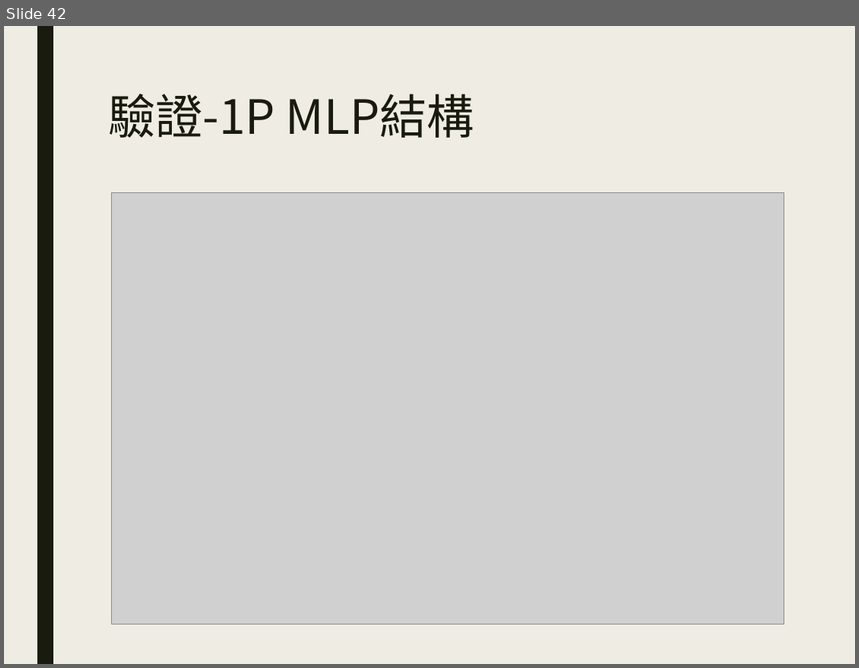
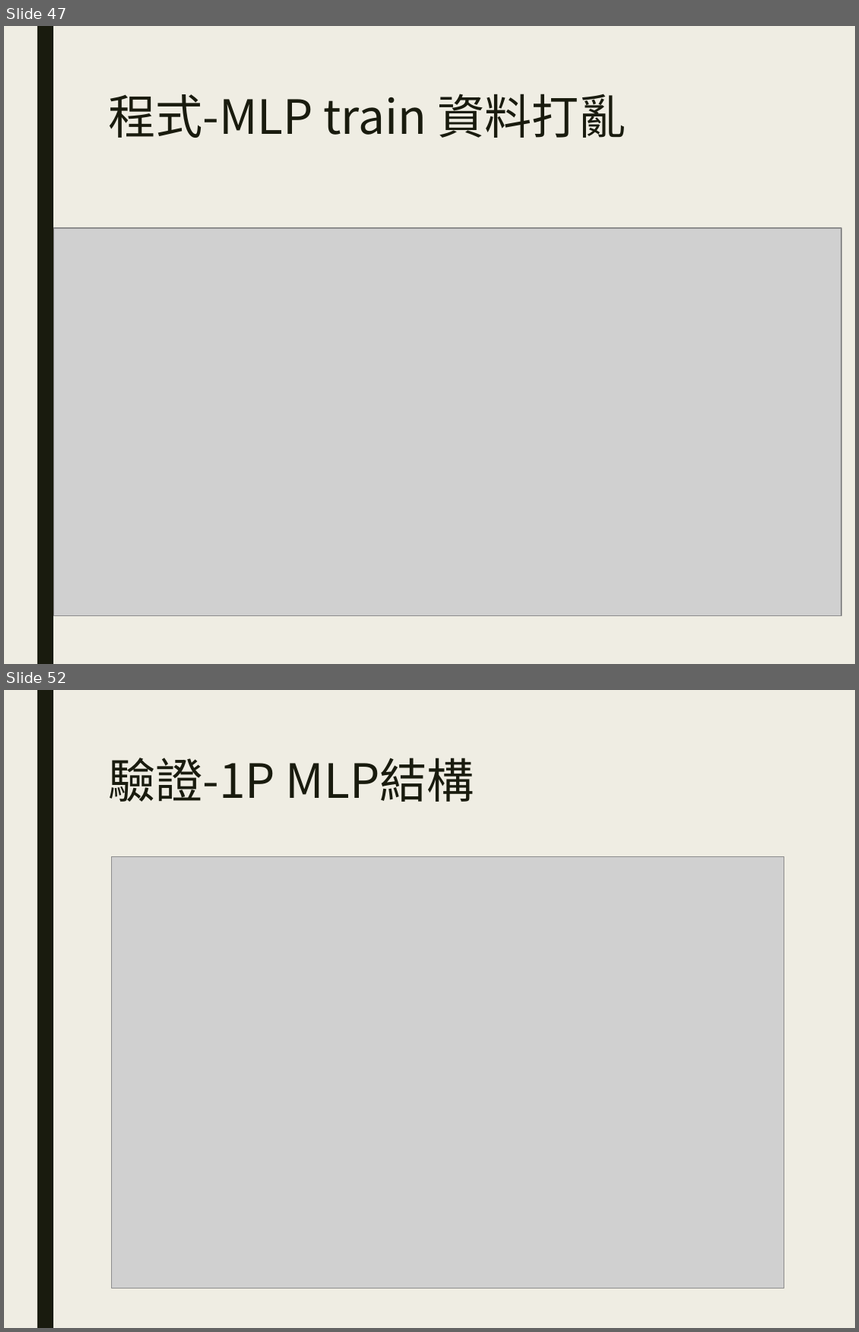
Before and after one commit to BBS86x1023/PingPong-project-management-of-Machine-learning, a slide deck: Report/乒乓球專案管理-林言珀.pptx. Shown one above the other, each under a label of ours: slide 42 before the commit, slides 47 and 52 after it; the slides between them are not shown. The pictures are 859x668 and 859x1332 pixels, drawn with LibreOffice and Linux fonts; fonts in the diff are those of the drawing; grey boxes stand for pictures. Boxes give left, top, right and bottom in pixels: in the first picture for what was removed or moved away, otherwise in the second. Text is boxed around its words. In the diff, an @@ line names an element or a change of style, - is before the commit and + after.

```diff
--- a/Report/乒乓球專案管理-林言珀.pptx
+++ b/Report/乒乓球專案管理-林言珀.pptx
@@ slide 47 added at <box>4,26,855,664</box>, background #EFEDE3; not listed: 1 template element that a slide beside it also shows @@
@@ title added at <box>108,94,626,138</box>, 40 pt, text #191B0E @@
+程式-MLP train 資料打亂
@@ picture added at <box>54,229,842,617</box> @@
@@ what was slide 42 is now slide 52 @@
```
Also in this commit, not shown: 2 slides changed, 9 other slides added.
